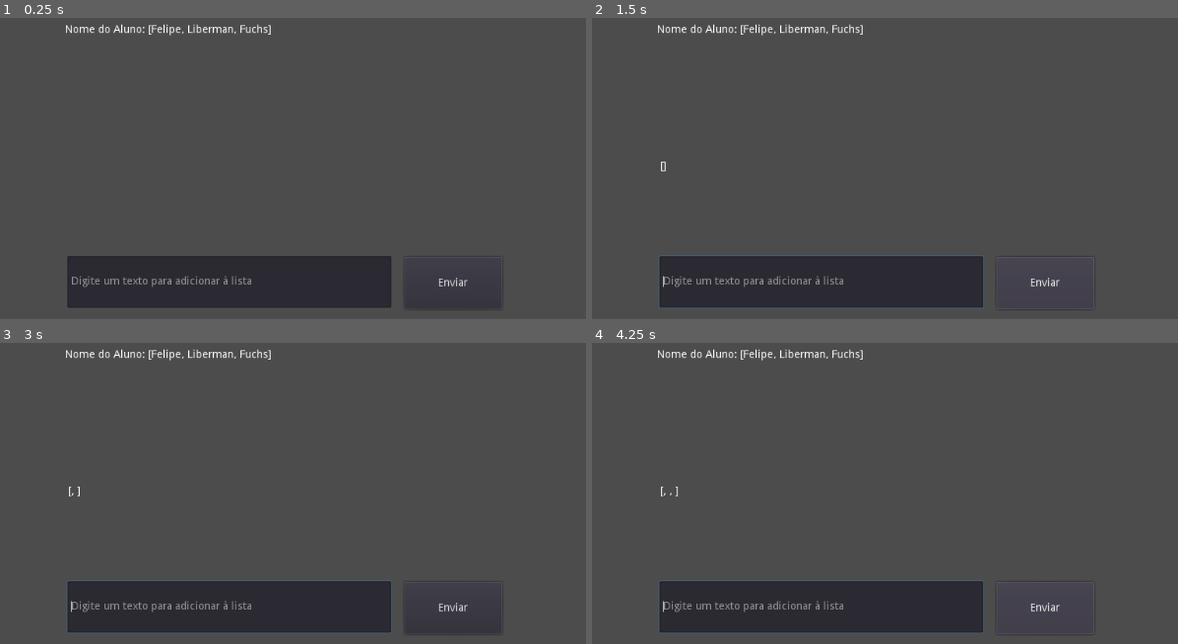
Above: before the commit, frames 1-4 (two rows, left to right).
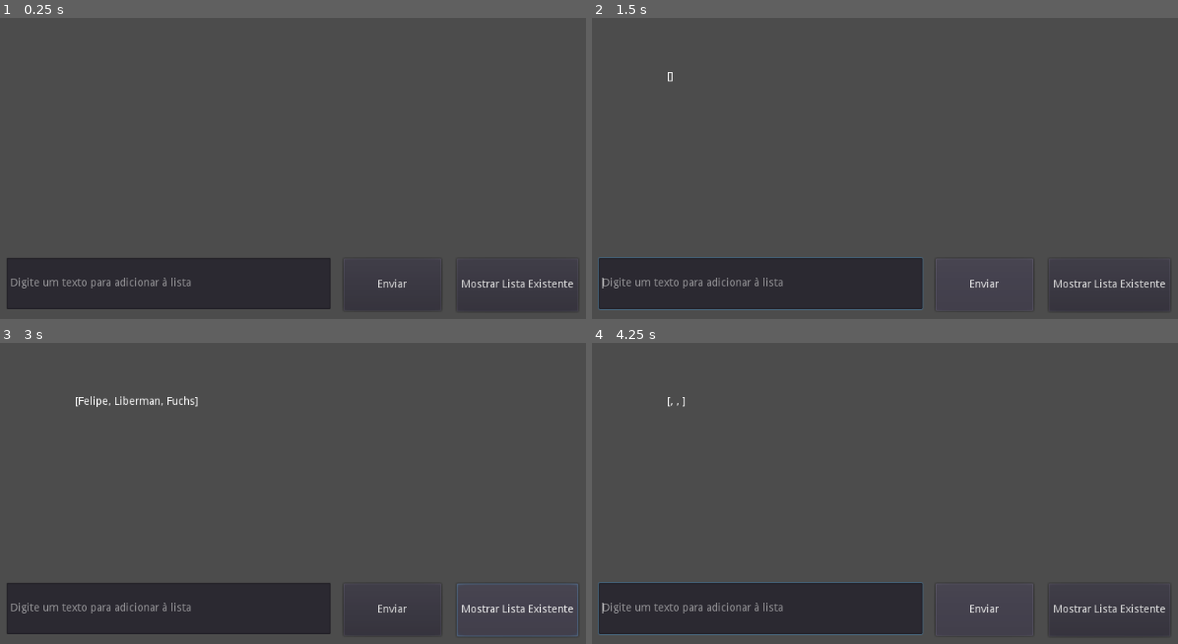
Above: after the commit, the same moments.

Repository: Intelihub/Tutorial_M1
Game: Godot game, scene res://MainScene.tscn
Two runs of this game, one before a commit and one after it. Both use one fixed random seed, a clock stepped at 60 frames per second and the inputs below.
Inputs (mouse positions are in pixels of both pictures, inside the frame that each line leads up to):
- Up to frame 1 (0.25 s): no input
- Up to frame 2 (1.5 s): click (1107, 285) at 0.5 s, where only the run after the commit has a clickable "Mostrar Lista Existente"; click "Enviar" at 1.25 s
- Up to frame 3 (3 s): click "Enviar" at 2 s; click (515, 610) at 2.75 s, where only the run after the commit has a clickable "Mostrar Lista Existente"
- Up to frame 4 (4.25 s): click "Enviar" at 3.5 s

The runs differ from the first frame. In frame 1, 3.9% of the frame differs, in the area x 1-98%, y 1-98%; in frame 2, 5.8%; in frame 3, 4.8%; in frame 4, 5.8%.

Commit message:
create button to show prefilled list

Diff:
--- a/SEMANA_03/02_ATIVIDADES/atividade_3/MainScene.gd
+++ b/SEMANA_03/02_ATIVIDADES/atividade_3/MainScene.gd
@@ -2,11 +2,6 @@
 
 const myName = ["Felipe", "Liberman", "Fuchs"]
 var userInput = []
-
-# Called when the node enters the scene tree for the first time.
-func _ready():
-	# Shows my name as a (pre-filled) list
-	$labelName.text += str(myName)
 
 func _input(ev):
 	# Makes enter behave like button press
@@ -31,3 +26,7 @@
 # Handles btnSubmit pressed
 func _on_btnSubmit_pressed():
 	processUserInput()
+
+# Handles btnPreFilled pressed
+func _on_btnPreFilled_pressed():
+	_showOnScreen(str(myName))
--- a/SEMANA_03/02_ATIVIDADES/atividade_3/MainScene.tscn
+++ b/SEMANA_03/02_ATIVIDADES/atividade_3/MainScene.tscn
@@ -5,33 +5,34 @@
 [node name="Node2D" type="Node2D"]
 script = ExtResource( 1 )
 
-[node name="labelName" type="Label" parent="."]
-margin_left = 219.0
-margin_top = 47.0
-margin_right = 330.0
-margin_bottom = 63.0
-rect_pivot_offset = Vector2( 69, 12 )
-text = "Nome do Aluno: "
-
 [node name="labelOutput" type="Label" parent="."]
-margin_left = 223.0
-margin_top = 225.0
-margin_right = 790.0
-margin_bottom = 312.0
+margin_left = 232.0
+margin_top = 108.0
+margin_right = 799.0
+margin_bottom = 195.0
 autowrap = true
 
 [node name="lineEditUserInput" type="LineEdit" parent="."]
-margin_left = 222.0
-margin_top = 349.0
-margin_right = 643.0
-margin_bottom = 416.0
+margin_left = 143.0
+margin_top = 351.0
+margin_right = 564.0
+margin_bottom = 418.0
 placeholder_text = "Digite um texto para adicionar à lista"
 
 [node name="btnSubmit" type="Button" parent="."]
-margin_left = 660.0
-margin_top = 350.0
-margin_right = 787.0
-margin_bottom = 418.0
+margin_left = 581.0
+margin_top = 352.0
+margin_right = 708.0
+margin_bottom = 420.0
+rect_pivot_offset = Vector2( 116, 36 )
 text = "Enviar"
 
+[node name="btnPreFilled" type="Button" parent="."]
+margin_left = 728.0
+margin_top = 352.0
+margin_right = 886.0
+margin_bottom = 421.0
+text = "Mostrar Lista Existente"
+
 [connection signal="pressed" from="btnSubmit" to="." method="_on_btnSubmit_pressed"]
+[connection signal="pressed" from="btnPreFilled" to="." method="_on_btnPreFilled_pressed"]
